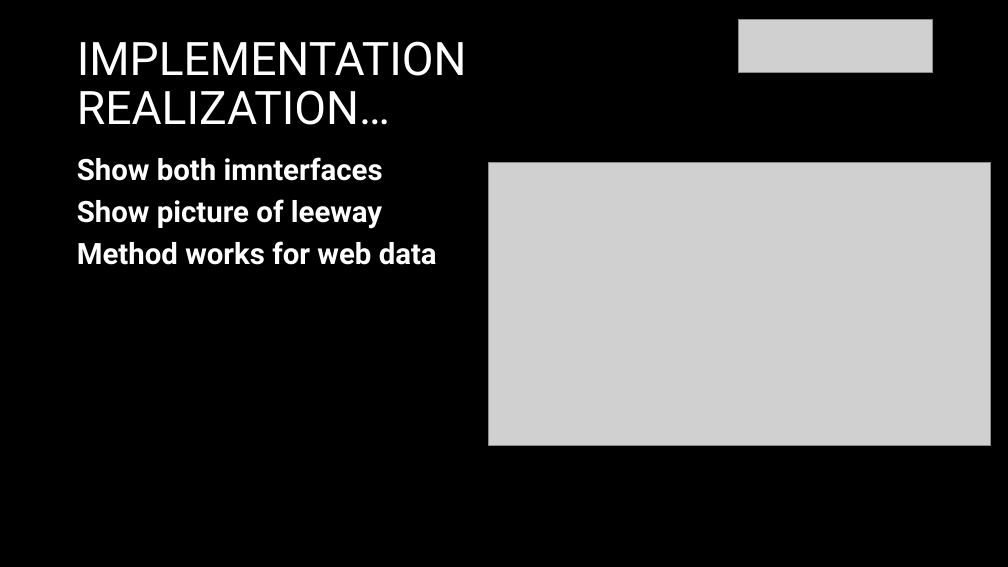
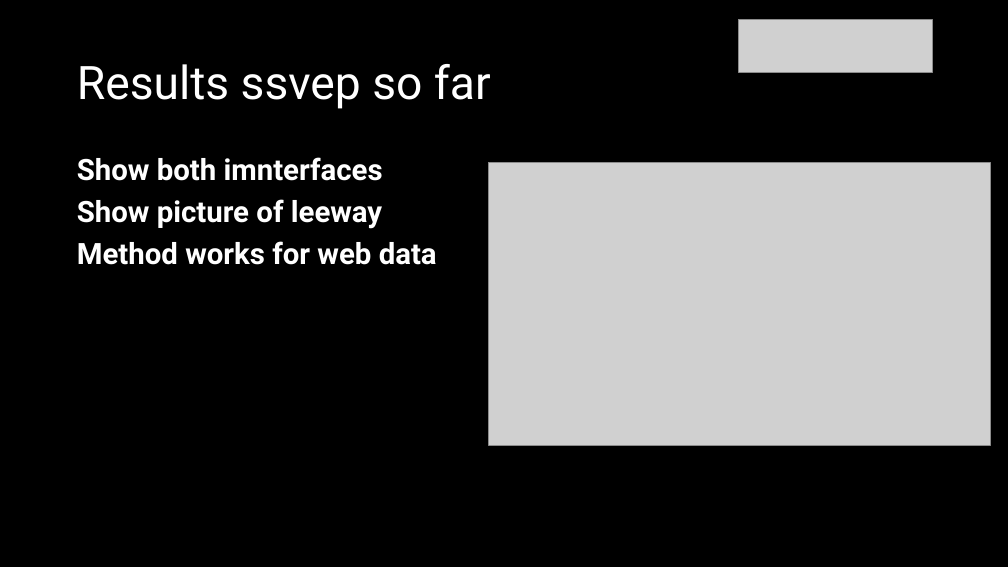
Before and after one commit to michaelgoldendev/unibrowser, a slide deck: slide 6 of presentation/unibrowser-presentation.pptx (slide 5 before the commit). Drawn at 1008x567 pixels with LibreOffice and Linux fonts; fonts in the diff are those of the drawing; grey boxes stand for pictures. Boxes give left, top, right and bottom in pixels: in the first picture for what was removed or moved away, otherwise in the second. Text is boxed around its words. In the diff, an @@ line names an element or a change of style, - is before the commit and + after.

```diff
--- a/presentation/unibrowser-presentation.pptx
+++ b/presentation/unibrowser-presentation.pptx
@@ title at <box>77,64,491,109</box>: text changed @@
-IMPLEMENTATION
-REALIZATION…
+Results ssvep so far
```
Also in this commit, not shown: 3 other slides changed, 2 slides added, 1 other file.
